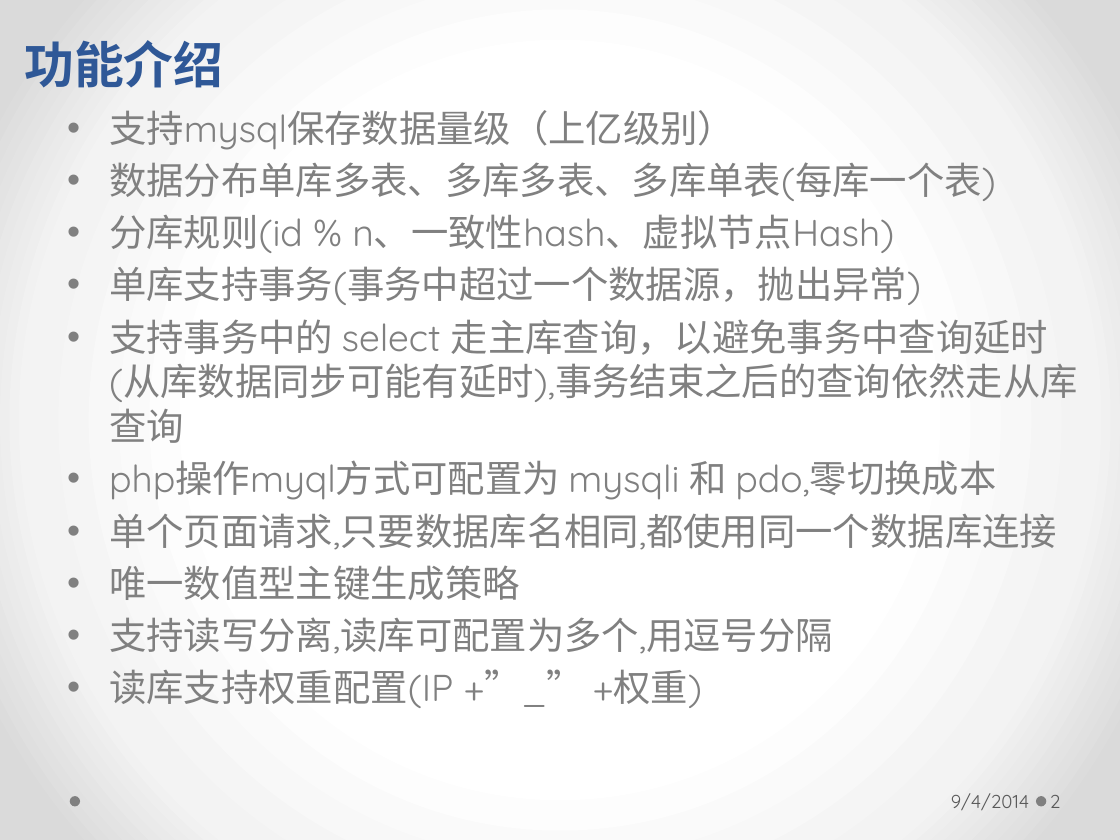
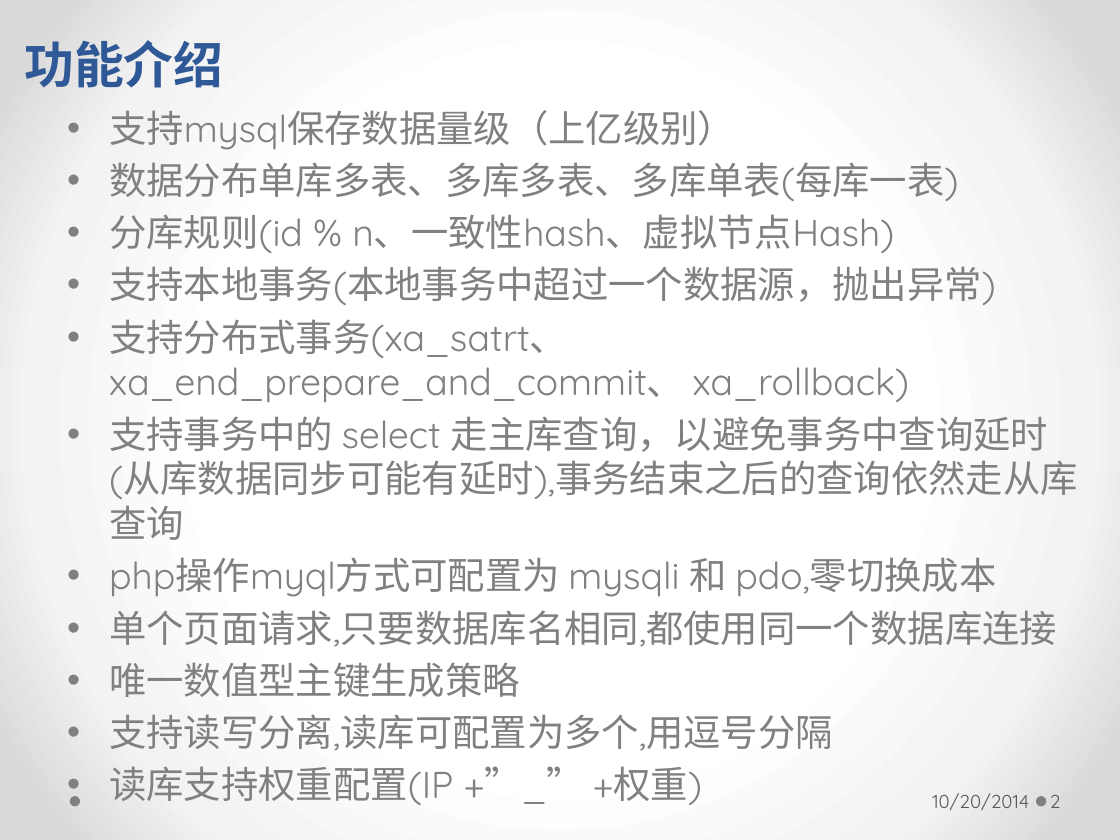
Before and after one commit to longhaisheng/dbroute, a slide deck: slide 2 of dbroute.pptx. Drawn at 1120x840 pixels with LibreOffice and Linux fonts; fonts in the diff are those of the drawing. Boxes give left, top, right and bottom in pixels: in the first picture for what was removed or moved away, otherwise in the second. Text is boxed around its words. In the diff, an @@ line names an element or a change of style, - is before the commit and + after.

```diff
--- a/dbroute.pptx
+++ b/dbroute.pptx
@@ text at (109,162,958,201): text changed @@
-• 数据分布单库多表、多库多表、多库单表(每库一个表)
+• 数据分布单库多表、多库多表、多库单表(每库一表)
@@ text at (109,266,996,403): text changed @@
-• 单库支持事务(事务中超过一个数据源，抛出异常)
+• 支持本地事务(本地事务中超过一个数据源，抛出异常)
+• 支持分布式事务(xa_satrt、 xa_end_prepare_and_commit、 xa_rollback)
@@ text at (932,793,1029,810): text changed @@
-9/4/2014
+10/20/2014
```
Also in this commit, not shown: 31 other slides changed.
